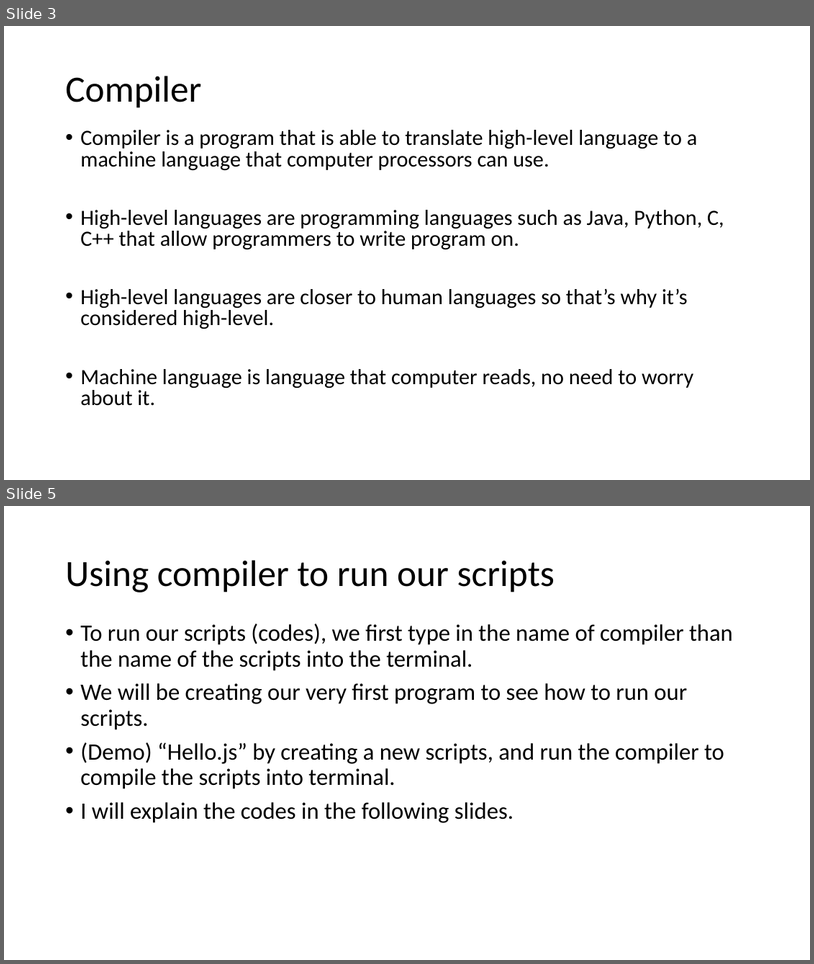
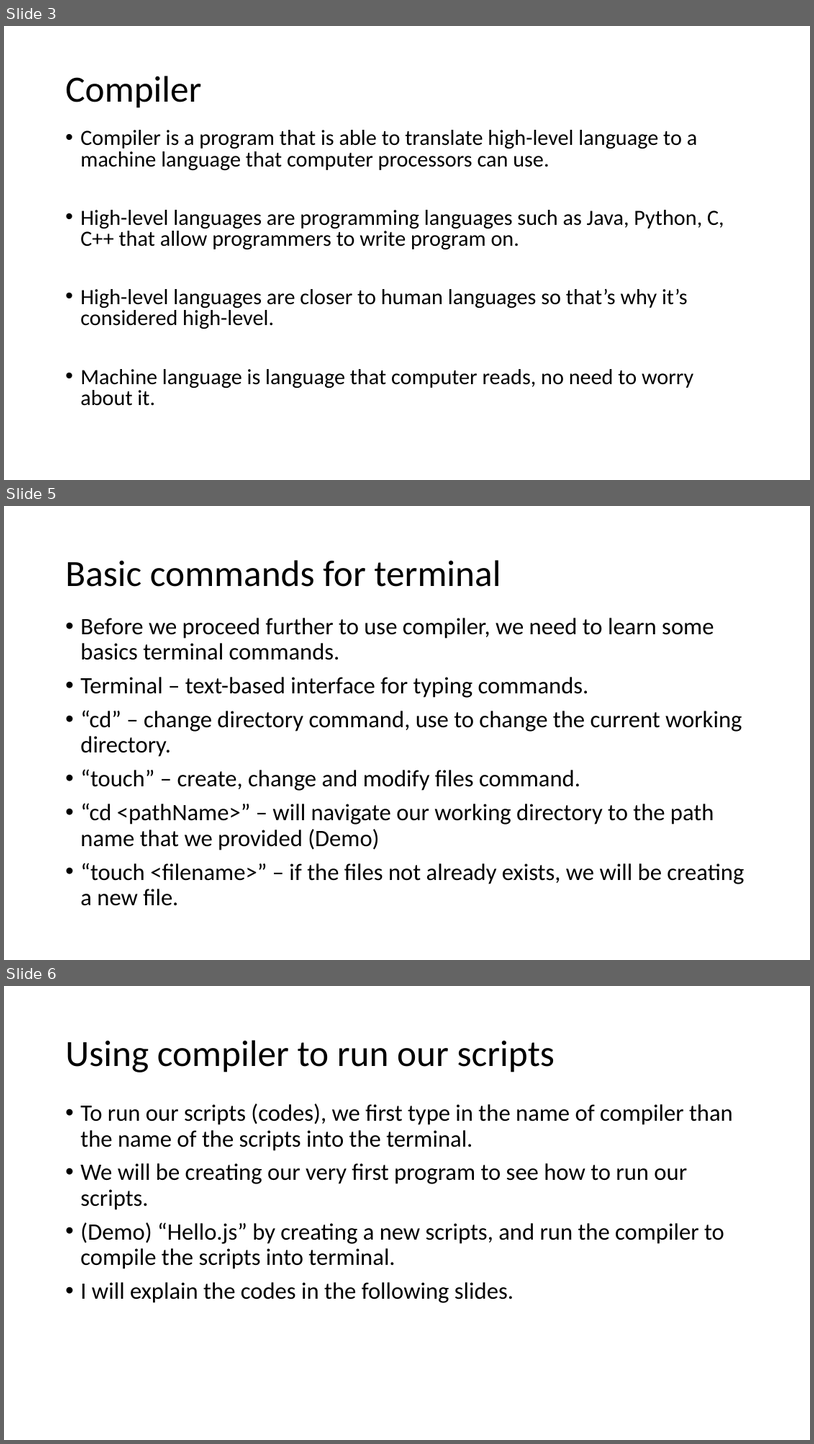
Before and after one commit to honching0316/SASE_WebApplication_Calculator, a slide deck: SASE_Technique_Workshop.pptx. Shown one above the other, each under a label of ours: slides 3 and 5 before the commit, slides 3, 5 and 6 after it; the slides between them are not shown. The pictures are 814x964 and 814x1444 pixels, drawn with LibreOffice and Linux fonts; fonts in the diff are those of the drawing. Boxes give left, top, right and bottom in pixels: in the first picture for what was removed or moved away, otherwise in the second. Text is boxed around its words. In the diff, an @@ line names an element or a change of style, - is before the commit and + after.

```diff
--- a/SASE_Technique_Workshop.pptx
+++ b/SASE_Technique_Workshop.pptx
@@ slide 5 added at (x1=4, y1=506, x2=810, y2=960), background #FFFFFF @@
@@ title added at (x1=65, y1=560, x2=501, y2=587), 44 pt, text #000000 @@
+Basic commands for terminal
@@ text added at (x1=80, y1=618, x2=744, y2=906), 28 pt, text #000000 @@
+• Before we proceed further to use compiler, we need to learn some basics terminal commands.
+• Terminal – text-based interface for typing commands.
+• “cd” – change directory command, use to change the current working directory.
+• “touch” – create, change and modify files command.
+• “cd <pathName>” – will navigate our working directory to the path name that we provided (Demo)
+• “touch <filename>” – if the files not already exists, we will be creating a new file.
@@ what was slide 5 is now slide 6 @@
```
Also in this commit, not shown: 1 slide changed.
